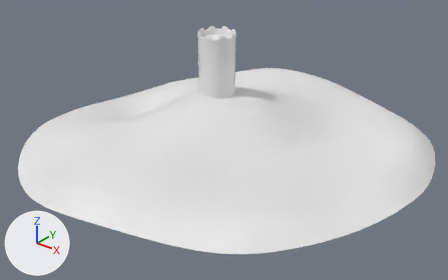
Renders of the glTF model public/scene.glb from each side of a commit.
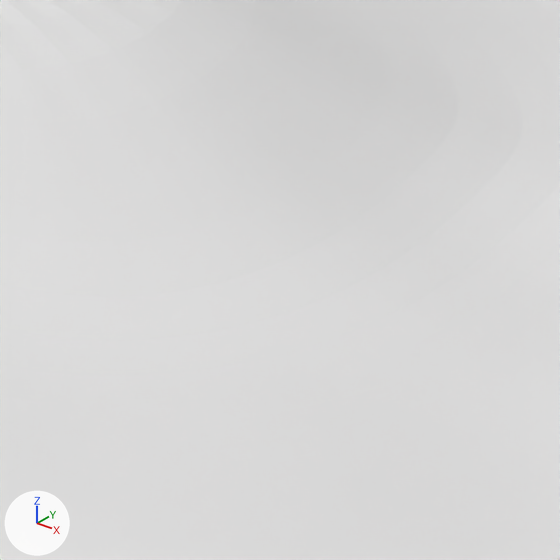
The first picture shows the older version from a camera (50 mm lens) standing at (201.0, -248.0, 129.0) and looking at (11.0, -10.0, -19.0). The close-ups show both versions on the part from 52% to 74% of the width and 39% to 74% of the height of that picture; other places that the commit changed are outside them. The axes (+X, +Y, +Z) are drawn at lower left. The lights are the same throughout. The close-ups show mesh edges as thin lines. Where no turn or scale is listed for an object, it has been applied to the vertices.

Script lines for the objects in view, before the commit:
```python
me_sphere = bpy.data.meshes.new('Sphere')
me_sphere.from_pydata(...)  # 3009 vertices, 5888 faces; spans x -109.0..113.0, y -113.0..112.0, z -35.0..2.0
ob_hill = bpy.data.objects.new('hill', me_sphere)
ob_hill.location = (4.3, 0.9, 3.3)
```
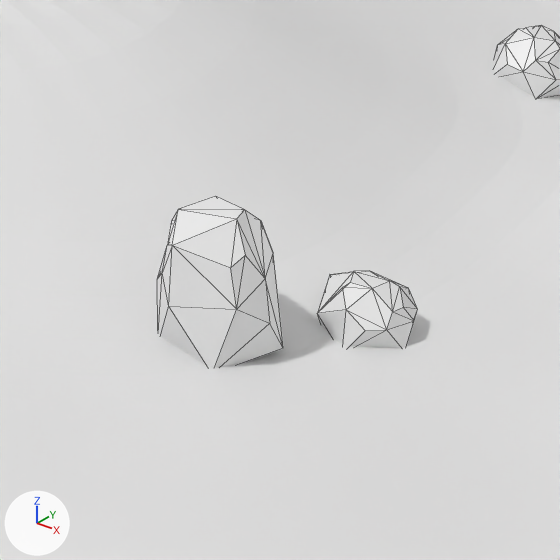
What changed in the scene script:
```text
Add me_icosphere_001:
    me_icosphere_001.from_pydata(...)  # 449 vertices, 756 faces; spans x -19.0..104.0, y -109.0..71.0, z -7.0..18.0
Add ob_rocks:
    ob_rocks = bpy.data.objects.new('rocks', me_icosphere_001)
    ob_rocks.location = (-40.0, 27.7, -12.2)
```

Where the change shows, as pixel boxes [x1, y1, x2, y2] in the close-ups (560 x 560 px):
'rocks', added: after [157, 26, 560, 368]
